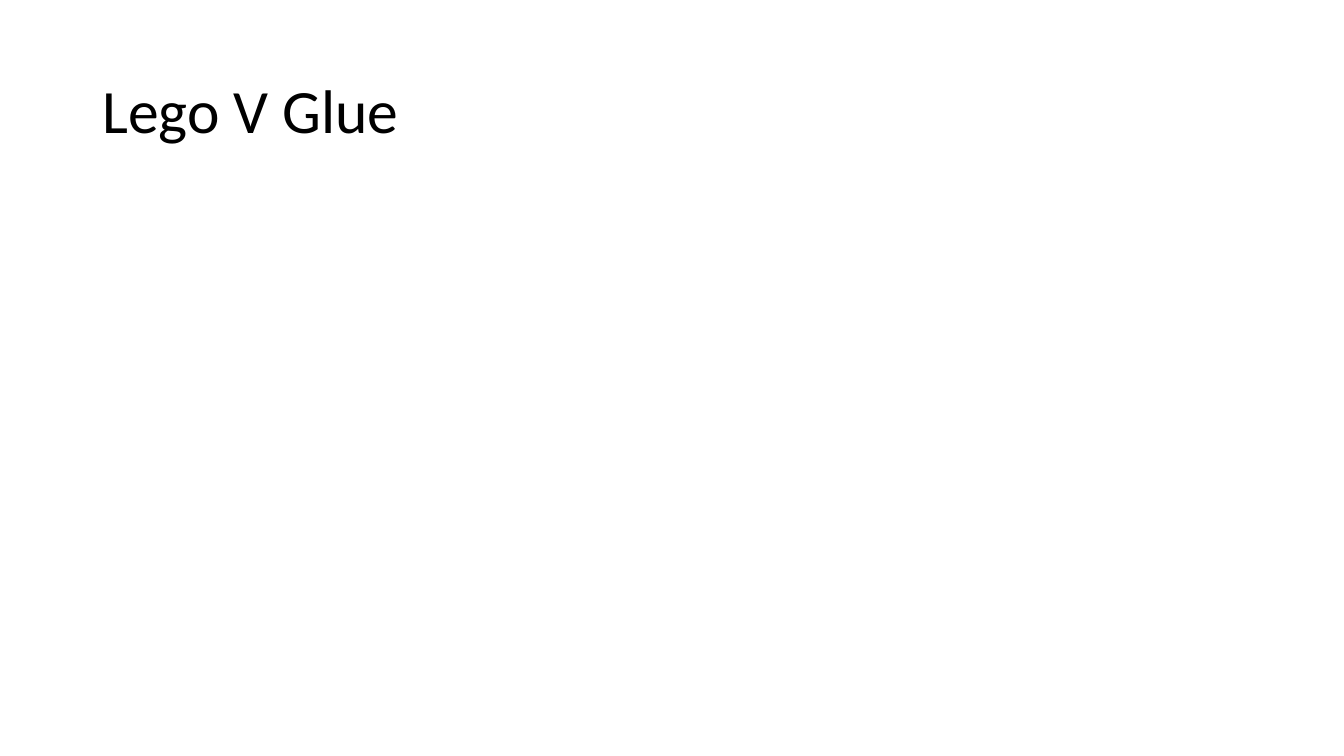
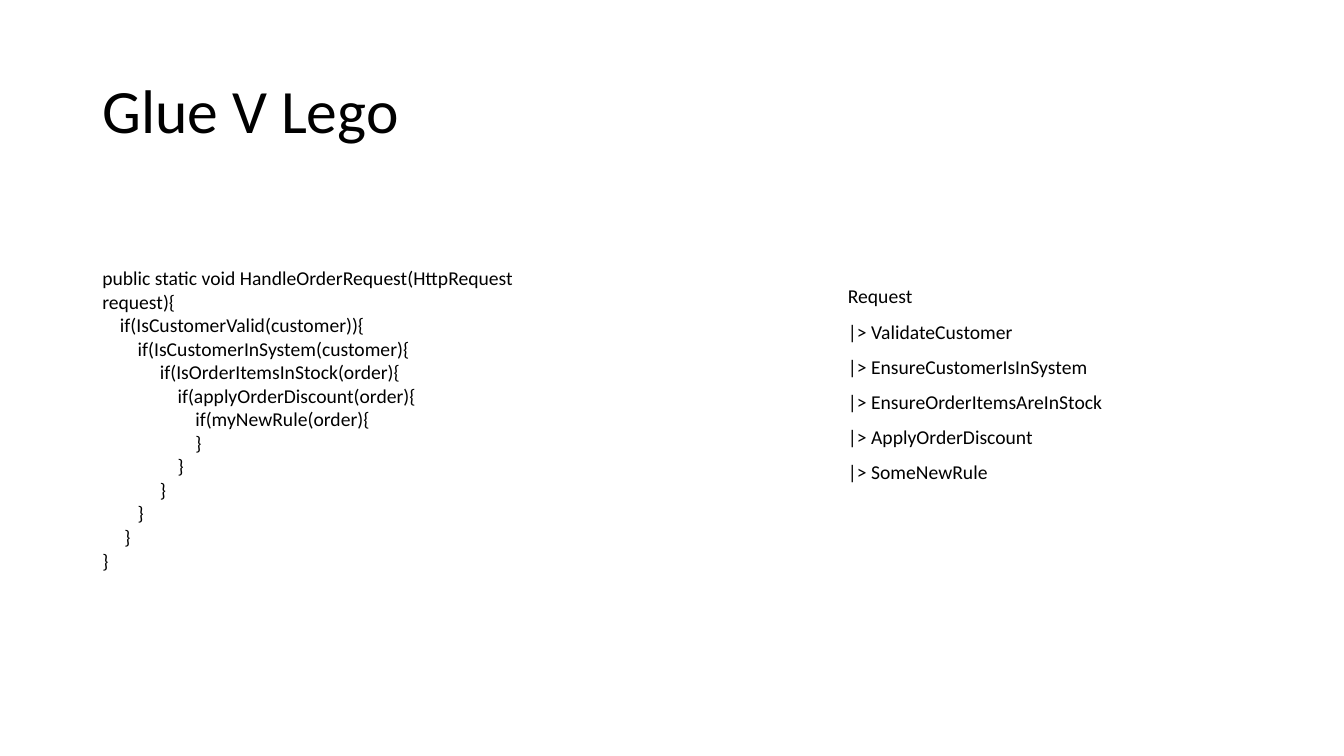
Before and after one commit to jamessdixon/chickensoftware-businessrules, a slide deck: slide 37 of Business Rules.pptx (slide 35 before the commit). Drawn at 1344x756 pixels with LibreOffice and Linux fonts; fonts in the diff are those of the drawing. Boxes give left, top, right and bottom in pixels: in the first picture for what was removed or moved away, otherwise in the second. Text is boxed around its words. In the diff, an @@ line names an element or a change of style, - is before the commit and + after.

```diff
--- a/Business Rules.pptx
+++ b/Business Rules.pptx
@@ title at <box>102,90,399,144</box>: text changed @@
-Lego V Glue
+Glue V Lego
@@ text added at <box>102,271,513,429</box>, 14 pt, text #000000 @@
+public static void HandleOrderRequest(HttpRequest request){
+if(IsCustomerValid(customer)){
+if(IsCustomerInSystem(customer){
+if(IsOrderItemsInStock(order){
+if(applyOrderDiscount(order){
+if(myNewRule(order){
+}
+}
+}
+}
+}
+}
@@ text added at <box>848,290,1102,479</box>, 14 pt, text #000000 @@
+Request
+|> ValidateCustomer
+|> EnsureCustomerIsInSystem
+|> EnsureOrderItemsAreInStock
+|> ApplyOrderDiscount
+|> SomeNewRule
```
Also in this commit, not shown: 6 other slides changed, 2 slides added.
